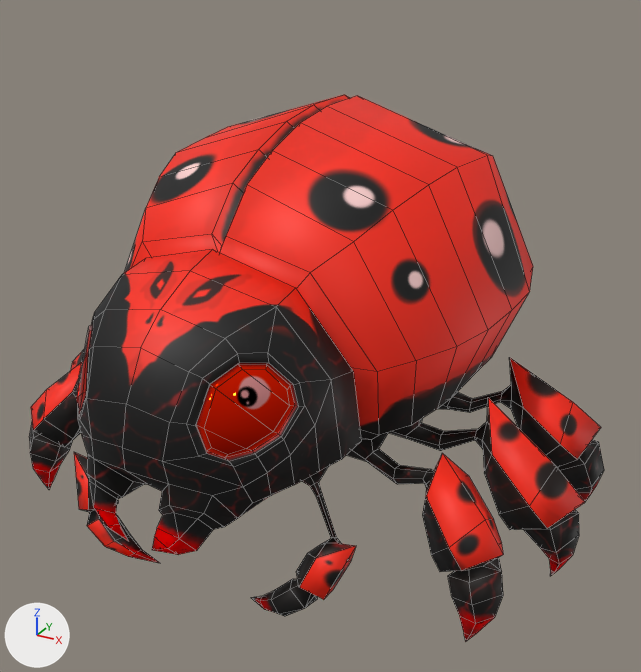
The FBX model Assets/Models/Enemies/Tick_Smol_&_Anims.fbx as it was, and as the next commit left it.
Before and after are seen from a 50 mm lens placed at (0.337, -0.549, 0.435), pointed at (0.011, 0.045, 0.139). Lighting does not change. The marker at lower left points along +X, +Y and +Z. The first picture is the older version. Mesh edges are drawn as thin lines. Where no turn or scale is listed for an object, it has been applied to the vertices.

Objects in the first picture: 'tick_smol'.
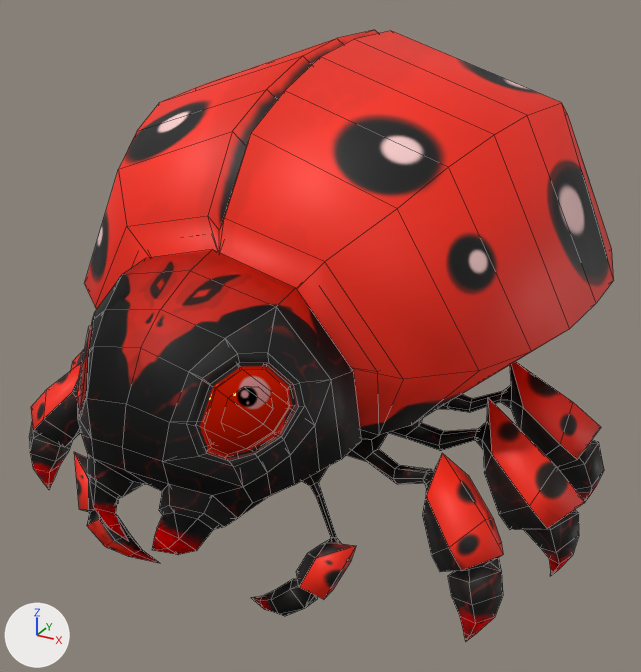
Pixel boxes [x1, y1, x2, y2] of what changed, in the pictures (641 x 672 px):
'tick_smol_2', added (red)
    after: [82, 30, 614, 616]
'tick_smol', unchanged, covered by the edit
    before: [29, 94, 604, 642]
    after: [29, 276, 604, 642]

Edits to the bpy script that builds the scene:
```text
Add me_tick_smol_2_001:
    me_tick_smol_2_001.from_pydata(...)  # 841 vertices, 878 faces; spans x -0.234..0.234, y -0.189..0.309, z -0.006..0.37
    me_tick_smol_2_001.materials.append(mat_tick_smol)
Add ob_tick_smol_2:
    ob_tick_smol_2 = bpy.data.objects.new('tick_smol_2', me_tick_smol_2_001)
    ob_tick_smol_2.location = (0.0, 0.0, 0.0)
```
